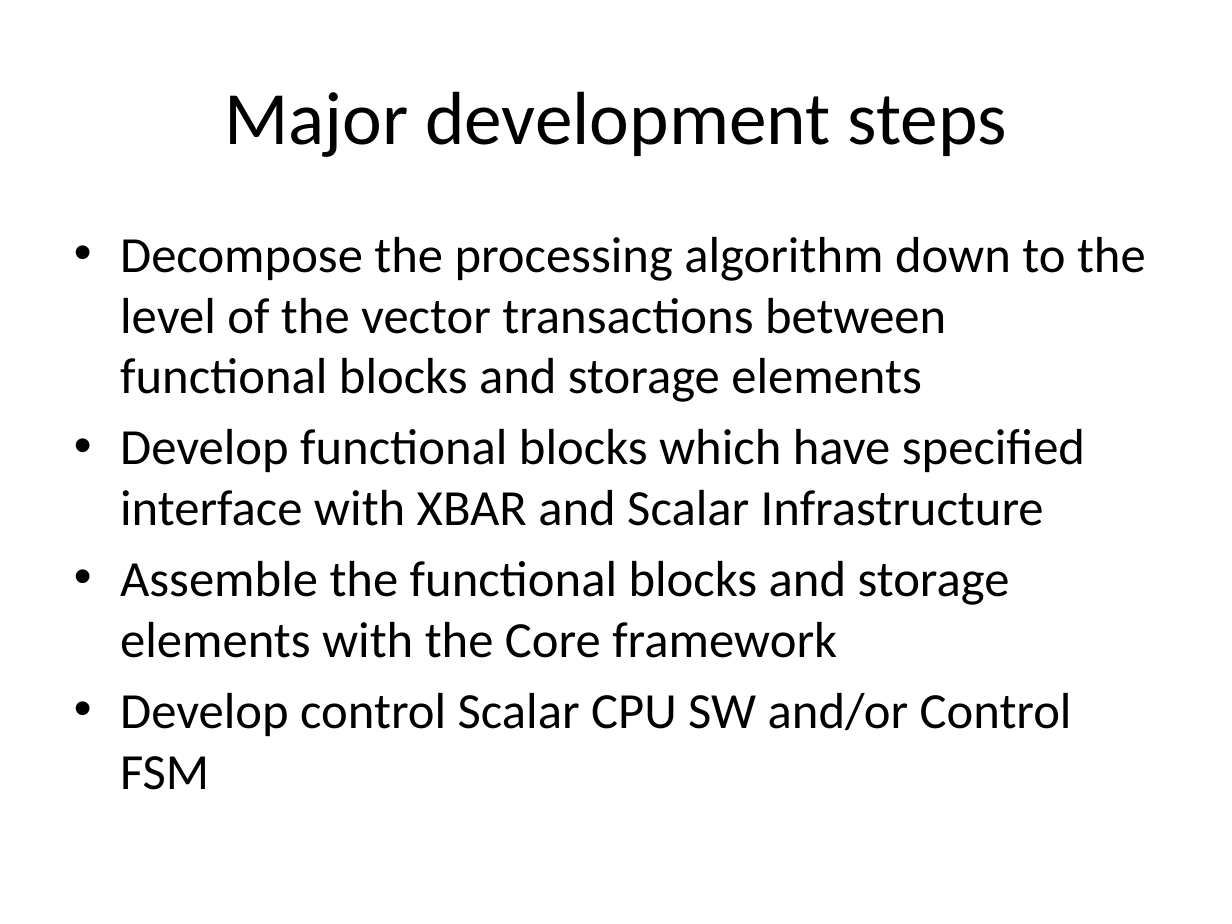
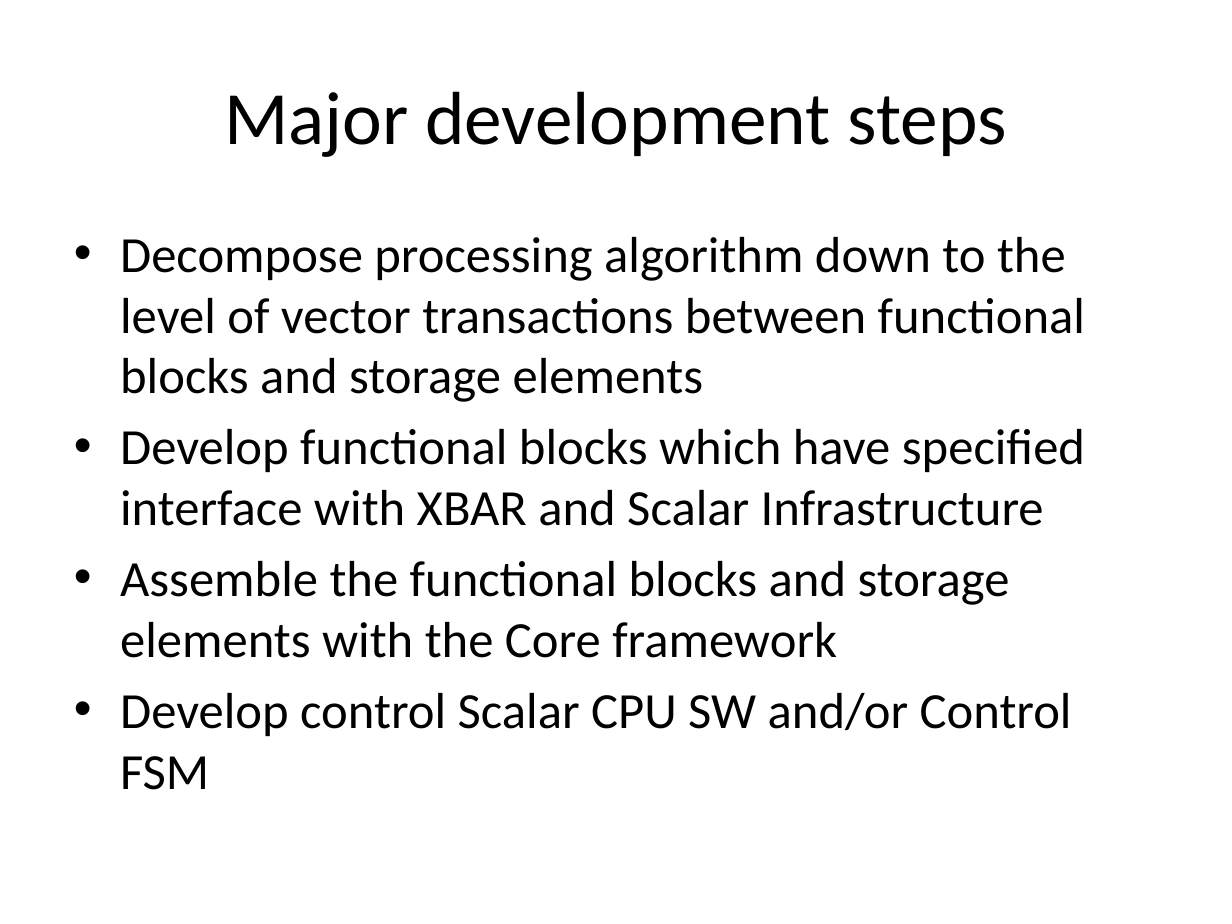
Before and after one commit to timurkelin/simsimd, a slide deck: slide 17 of doc/simsimd.pptx. Drawn at 1232x924 pixels with LibreOffice and Linux fonts; fonts in the diff are those of the drawing; background and template pictures are left out. Boxes give left, top, right and bottom in pixels: in the first picture for what was removed or moved away, otherwise in the second. Text is boxed around its words. In the diff, an @@ line names an element or a change of style, - is before the commit and + after.

```diff
--- a/doc/simsimd.pptx
+++ b/doc/simsimd.pptx
@@ text at (x1=120, y1=237, x2=1085, y2=402): text changed @@
-• Decompose the processing algorithm down to the level of the vector transactions between functional blocks and storage elements
+• Decompose processing algorithm down to the level of vector transactions between functional blocks and storage elements
```
Also in this commit, not shown: 4 other files.
